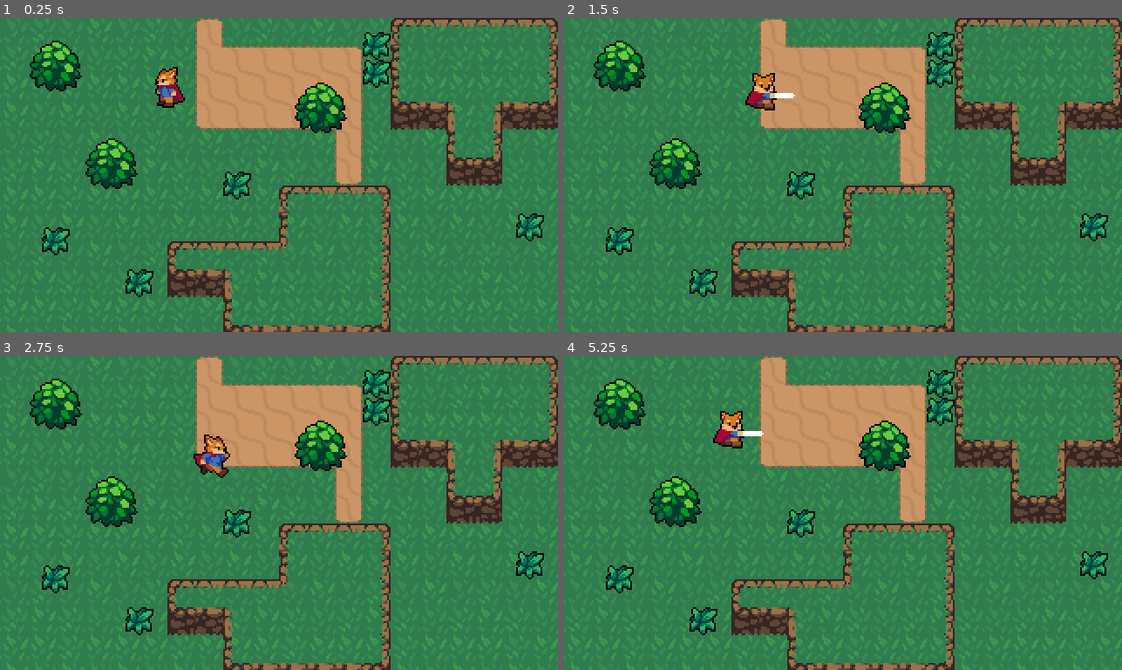
Above: before the commit, frames 1-4 (two rows, left to right).
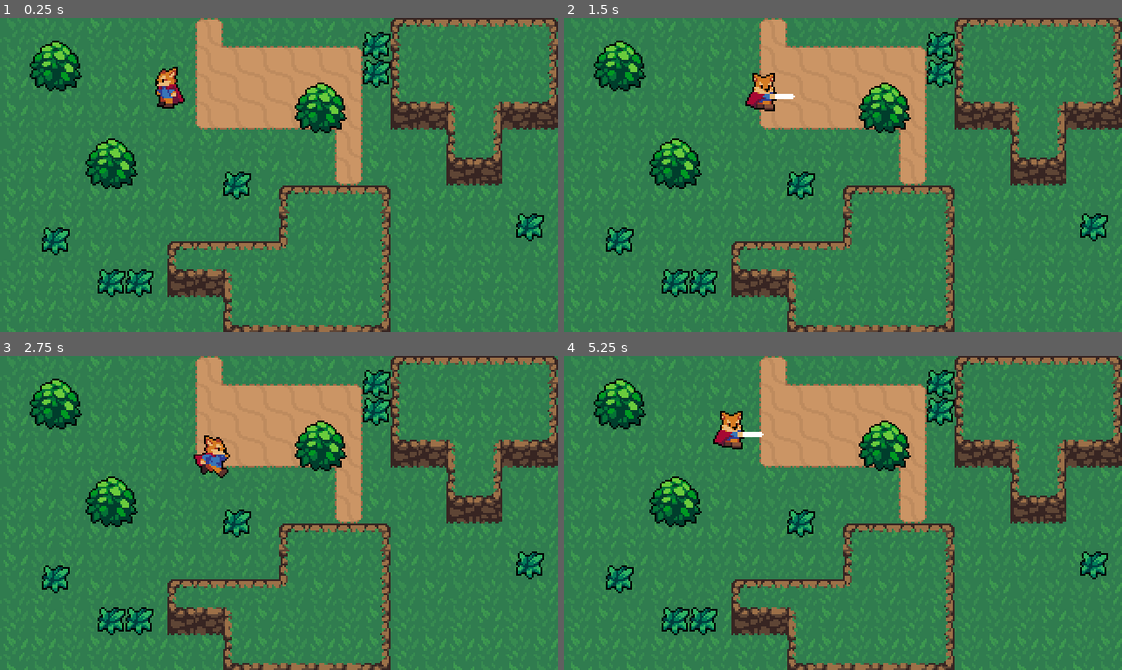
Above: after the commit, the same moments.

Repository: KartikWatts/games
Game: Godot game, scene res://World.tscn
Same seed, same stepped clock (60 frames per second), same inputs: the game is played once before the commit and once after it.
Inputs:
- Up to frame 1 (0.25 s): no input
- Up to frame 2 (1.5 s): tap Enter at 0.5 s; hold Right (ui_right) 0.53-1.28 s; tap Space (attack) at 0.6, 1.35 s; hold Down (ui_down) from 1.28 s (still down)
- Up to frame 3 (2.75 s): release Down (ui_down) at 2.03 s; hold Right (ui_right) from 2.03 s (still down); tap Space (attack) at 2.1 s
- Up to frame 4 (5.25 s): release Right (ui_right) at 2.78 s; hold Up (ui_up) 2.78-3.53 s; tap Space (attack) every 0.75 s from 2.85 to 5.1 s; hold Left (ui_left) 3.53-5.03 s; hold Down (ui_down) from 5.03 s (still down)

The runs differ from the first frame. In frame 1, 0.4% of the frame differs, in the area x 17-34%, y 21-89%; in frame 2, 0.5%; in frame 3, 0.4%; in frame 4, 0.5%, in the area x 17-36%, y 20-89%.
Error before the commit: Attempt to call function 'instance' in base 'null instance' on a null instance. (res://World/Grass.gd:6)

Commit message:
created player hitbox and enemy hurtbox with collisions rotation animation for destroying grass layers

Diff:
--- /dev/null
+++ b/action-rpg/Overlap/HitBox.tscn
@@ -0,0 +1,7 @@
+[gd_scene format=2]
+
+[node name="HitBox" type="Area2D"]
+collision_layer = 0
+collision_mask = 0
+
+[node name="CollisionShape2D" type="CollisionShape2D" parent="."]
--- /dev/null
+++ b/action-rpg/Overlap/HurtBox.tscn
@@ -0,0 +1,7 @@
+[gd_scene format=2]
+
+[node name="HurtBox" type="Area2D"]
+collision_layer = 0
+collision_mask = 0
+
+[node name="CollisionShape2D" type="CollisionShape2D" parent="."]
--- a/action-rpg/Player/Player.tscn
+++ b/action-rpg/Player/Player.tscn
@@ -1,7 +1,8 @@
-[gd_scene load_steps=38 format=2]
+[gd_scene load_steps=40 format=2]
 
 [ext_resource path="res://Player/Player.gd" type="Script" id=1]
 [ext_resource path="res://Player/Player.png" type="Texture" id=2]
+[ext_resource path="res://Overlap/HitBox.tscn" type="PackedScene" id=3]
 
 [sub_resource type="CapsuleShape2D" id=1]
 radius = 4.0
@@ -36,6 +37,30 @@
 "method": "attack_animation_finished"
 } ]
 }
+tracks/2/type = "value"
+tracks/2/path = NodePath("HitBoxPivot:rotation_degrees")
+tracks/2/interp = 1
+tracks/2/loop_wrap = true
+tracks/2/imported = false
+tracks/2/enabled = true
+tracks/2/keys = {
+"times": PoolRealArray( 0 ),
+"transitions": PoolRealArray( 1 ),
+"update": 0,
+"values": [ 90.0 ]
+}
+tracks/3/type = "value"
+tracks/3/path = NodePath("HitBoxPivot/SwordHitBox/CollisionShape2D2:disabled")
+tracks/3/interp = 1
+tracks/3/loop_wrap = true
+tracks/3/imported = false
+tracks/3/enabled = true
+tracks/3/keys = {
+"times": PoolRealArray( 0.1, 0.3 ),
+"transitions": PoolRealArray( 1, 1 ),
+"update": 1,
+"values": [ false, true ]
+}
 
 [sub_resource type="Animation" id=26]
 resource_name = "AttackLeft"
@@ -66,6 +91,30 @@
 "method": "attack_animation_finished"
 } ]
 }
+tracks/2/type = "value"
+tracks/2/path = NodePath("HitBoxPivot:rotation_degrees")
+tracks/2/interp = 1
+tracks/2/loop_wrap = true
+tracks/2/imported = false
+tracks/2/enabled = true
+tracks/2/keys = {
+"times": PoolRealArray( 0 ),
+"transitions": PoolRealArray( 1 ),
+"update": 0,
+"values": [ 180.0 ]
+}
+tracks/3/type = "value"
+tracks/3/path = NodePath("HitBoxPivot/SwordHitBox/CollisionShape2D2:disabled")
+tracks/3/interp = 1
+tracks/3/loop_wrap = true
+tracks/3/imported = false
+tracks/3/enabled = true
+tracks/3/keys = {
+"times": PoolRealArray( 0.1, 0.3 ),
+"transitions": PoolRealArray( 1, 1 ),
+"update": 1,
+"values": [ false, true ]
+}
 
 [sub_resource type="Animation" id=27]
 resource_name = "AttackRight"
@@ -96,6 +145,30 @@
 "method": "attack_animation_finished"
 } ]
 }
+tracks/2/type = "value"
+tracks/2/path = NodePath("HitBoxPivot:rotation_degrees")
+tracks/2/interp = 1
+tracks/2/loop_wrap = true
+tracks/2/imported = false
+tracks/2/enabled = true
+tracks/2/keys = {
+"times": PoolRealArray( 0 ),
+"transitions": PoolRealArray( 1 ),
+"update": 0,
+"values": [ 0.0 ]
+}
+tracks/3/type = "value"
+tracks/3/path = NodePath("HitBoxPivot/SwordHitBox/CollisionShape2D2:disabled")
+tracks/3/interp = 1
+tracks/3/loop_wrap = true
+tracks/3/imported = false
+tracks/3/enabled = true
+tracks/3/keys = {
+"times": PoolRealArray( 0.1, 0.3 ),
+"transitions": PoolRealArray( 1, 1 ),
+"update": 1,
+"values": [ false, true ]
+}
 
 [sub_resource type="Animation" id=28]
 resource_name = "AttackUp"
@@ -126,6 +199,30 @@
 "method": "attack_animation_finished"
 } ]
 }
+tracks/2/type = "value"
+tracks/2/path = NodePath("HitBoxPivot:rotation_degrees")
+tracks/2/interp = 1
+tracks/2/loop_wrap = true
+tracks/2/imported = false
+tracks/2/enabled = true
+tracks/2/keys = {
+"times": PoolRealArray( 0 ),
+"transitions": PoolRealArray( 1 ),
+"update": 0,
+"values": [ -90.0 ]
+}
+tracks/3/type = "value"
+tracks/3/path = NodePath("HitBoxPivot/SwordHitBox/CollisionShape2D2:disabled")
+tracks/3/interp = 1
+tracks/3/loop_wrap = true
+tracks/3/imported = false
+tracks/3/enabled = true
+tracks/3/keys = {
+"times": PoolRealArray( 0.1, 0.3 ),
+"transitions": PoolRealArray( 1, 1 ),
+"update": 1,
+"values": [ false, true ]
+}
 
 [sub_resource type="Animation" id=10]
 resource_name = "IdleDown"
@@ -208,6 +305,18 @@
 "transitions": PoolRealArray( 1 ),
 "update": 0,
 "values": [ 2 ]
+}
+tracks/1/type = "value"
+tracks/1/path = NodePath("HitBoxPivot/SwordHitBox/CollisionShape2D2:disabled")
+tracks/1/interp = 1
+tracks/1/loop_wrap = true
+tracks/1/imported = false
+tracks/1/enabled = true
+tracks/1/keys = {
+"times": PoolRealArray( 0 ),
+"transitions": PoolRealArray( 1 ),
+"update": 0,
+"values": [ true ]
 }
 
 [sub_resource type="Animation" id=6]
@@ -373,11 +482,15 @@
 
 [sub_resource type="AnimationNodeStateMachinePlayback" id=17]
 
+[sub_resource type="CapsuleShape2D" id=36]
+height = 12.0
+
 [node name="Player" type="KinematicBody2D"]
+collision_layer = 2
 script = ExtResource( 1 )
 
 [node name="Sprite" type="Sprite" parent="."]
-position = Vector2( 0, -9.25 )
+position = Vector2( 0, -9 )
 scale = Vector2( 0.992188, 0.992188 )
 texture = ExtResource( 2 )
 hframes = 60
@@ -409,3 +522,15 @@
 parameters/Attack/blend_position = Vector2( 0.356577, 0.123276 )
 parameters/Idle/blend_position = Vector2( 0, 0 )
 parameters/Run/blend_position = Vector2( 0, 0 )
+
+[node name="HitBoxPivot" type="Position2D" parent="."]
+position = Vector2( 0, -4 )
+
+[node name="SwordHitBox" parent="HitBoxPivot" instance=ExtResource( 3 )]
+position = Vector2( 15, 0 )
+collision_mask = 8
+
+[node name="CollisionShape2D2" type="CollisionShape2D" parent="HitBoxPivot/SwordHitBox"]
+position = Vector2( -1, -3 )
+shape = SubResource( 36 )
+disabled = true
--- a/action-rpg/World.tscn
+++ b/action-rpg/World.tscn
@@ -519,6 +519,7 @@
 [node name="DirtCliffTileMap" type="TileMap" parent="."]
 tile_set = SubResource( 2 )
 cell_size = Vector2( 32, 32 )
+collision_mask = 0
 format = 1
 tile_data = PoolIntArray( 7, 0, 0, 8, 0, 1, 9, 0, 2, 65543, 0, 131072, 65544, 0, 65544, 65545, 0, 131074, 131080, 0, 131075, 196613, 0, 0, 196614, 0, 2, 262147, 0, 196608, 262148, 0, 6, 262149, 0, 131078, 262150, 0, 65538, 327684, 0, 131072, 327685, 0, 131073, 327686, 0, 131074 )
 
@@ -543,6 +544,9 @@
 [node name="Grass" parent="YSort/Grass" instance=ExtResource( 6 )]
 position = Vector2( 72, 144 )
 
+[node name="Grass7" parent="YSort/Grass" instance=ExtResource( 6 )]
+position = Vector2( 56, 144 )
+
 [node name="Grass2" parent="YSort/Grass" instance=ExtResource( 6 )]
 position = Vector2( 24, 120 )
 
--- a/action-rpg/World/Grass.gd
+++ b/action-rpg/World/Grass.gd
@@ -1,10 +1,12 @@
 extends Node2D
 
-func _process(delta):
-	if Input.is_action_just_pressed("attack"):
+func create_grass_effect():
 		var GrassEffect= load("res://Effects/GrassEffect.tscn")
 		var grassEffect= GrassEffect.instance()
 		var world= get_tree().current_scene
 		world.add_child(grassEffect)
 		grassEffect.global_position= global_position
-		queue_free()
+
+func _on_HurtBox_area_entered(area):
+	create_grass_effect()
+	queue_free()
--- a/action-rpg/World/Grass.tscn
+++ b/action-rpg/World/Grass.tscn
@@ -1,7 +1,11 @@
-[gd_scene load_steps=3 format=2]
+[gd_scene load_steps=5 format=2]
 
 [ext_resource path="res://World/Grass.png" type="Texture" id=1]
 [ext_resource path="res://World/Grass.gd" type="Script" id=2]
+[ext_resource path="res://Overlap/HurtBox.tscn" type="PackedScene" id=3]
+
+[sub_resource type="RectangleShape2D" id=1]
+extents = Vector2( 6.5, 6.5 )
 
 [node name="Grass" type="Node2D"]
 script = ExtResource( 2 )
@@ -10,3 +14,14 @@
 texture = ExtResource( 1 )
 centered = false
 offset = Vector2( -8, -8 )
+
+[node name="HurtBox" parent="." instance=ExtResource( 3 )]
+collision_layer = 8
+
+[node name="CollisionShape2D" parent="HurtBox" index="0"]
+position = Vector2( 7.5, 7.5 )
+shape = SubResource( 1 )
+
+[connection signal="area_entered" from="HurtBox" to="." method="_on_HurtBox_area_entered"]
+
+[editable path="HurtBox"]
--- a/action-rpg/project.godot
+++ b/action-rpg/project.godot
@@ -83,6 +83,13 @@
  ]
 }
 
+[layer_names]
+
+2d_physics/layer_1="World"
+2d_physics/layer_2="Player"
+2d_physics/layer_3="PlayerHurtBox"
+2d_physics/layer_4="EnemyHurtBox"
+
 [physics]
 
 common/enable_pause_aware_picking=true
